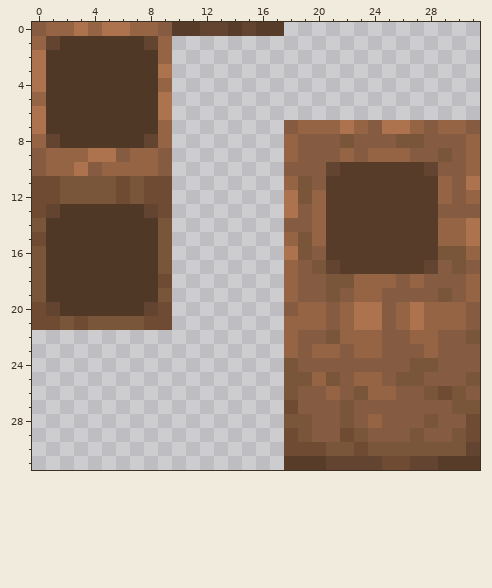
Pixel-art sprite, stored at src/assets/gauntlet/textures/decoration/pots/clay_pot.png. Above: the version before the commit.
The file is 32x32 pixels. Colours within 5 levels of each other are drawn and written as one.
Once edited:
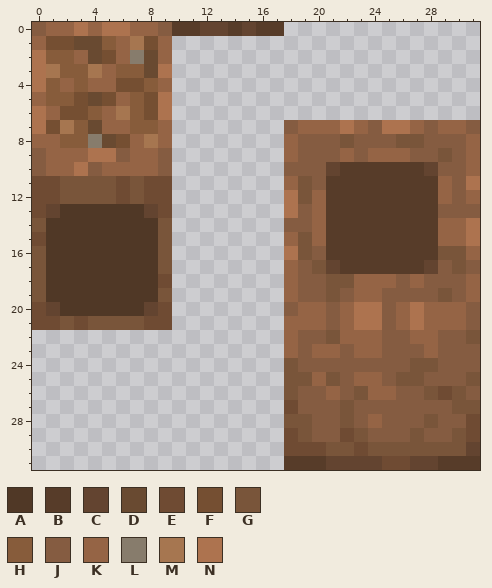
Palette (. is transparent): A #503826  B #573c29  C #634430  D #694a31  E #6f4b33  F #754f32  G #79553a  H #875c3b  J #855c41  K #956445  L #877c6c  M #a67650  N #ad734f
Log entry: dirty dirty man
What changed:
@@ x 0..10 @@
  0 JKKNKNNKKJB
- 1 KCAAAAAACK.
- 2 NAAAAAAAAK.
- 3 NAAAAAAAAN.
- 4 NAAAAAAAAK.
- 5 KAAAAAAAAN.
- 6 NAAAAAAAAN.
- 7 NAAAAAAAAK.
- 8 KCAAAAAACK.
+ 1 KFFDDHKMFK.
+ 2 NHHKDFKLDK.
+ 3 NMHHMKHHDN.
+ 4 NHKHKKFFHK.
+ 5 KHHFDFKHFN.
+ 6 NKFFHKMHFN.
+ 7 NFMHDKKHHK.
+ 8 KKHHLDFKMK.
  9 JKKKNNJKKJ.
Where, in picture pixels (left, top, right, bottom), the same in both pictures:
changed: (46, 36, 158, 148)
